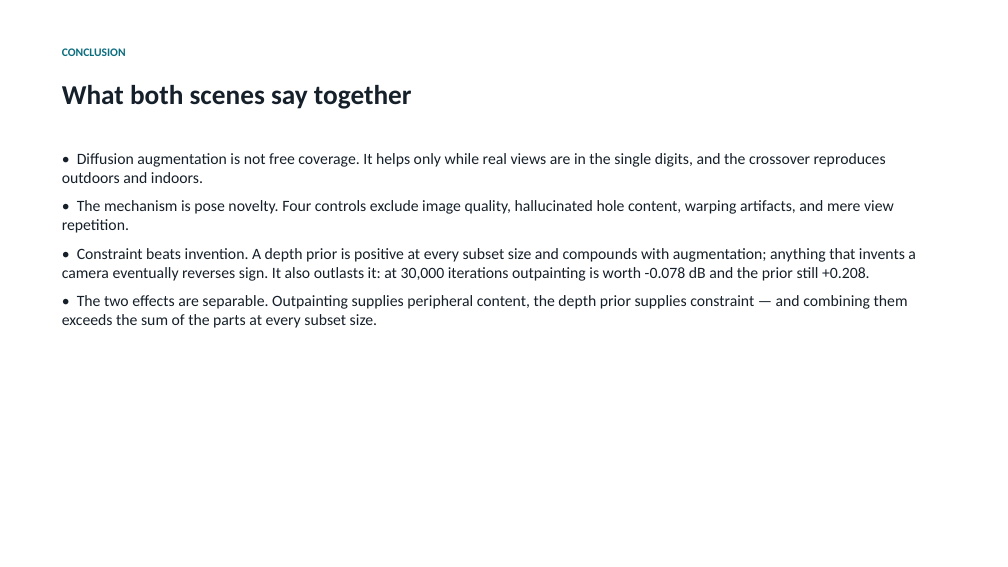
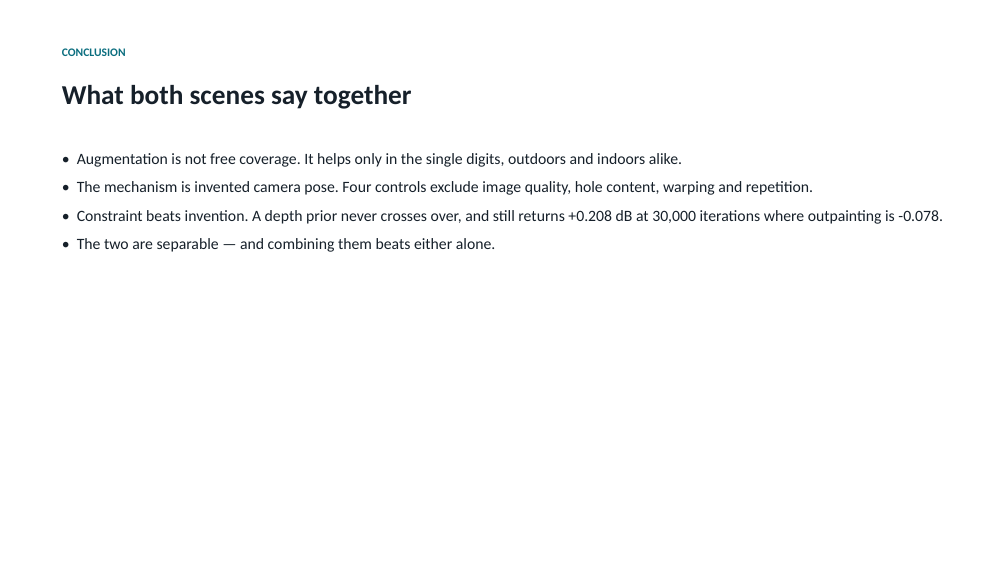
Before and after one commit to mohamedeyaad/fewshot-gaussian-splatting, a slide deck: slide 16 of results/presentation.pptx. Drawn at 1008x567 pixels with LibreOffice and Linux fonts; fonts in the diff are those of the drawing. Boxes give left, top, right and bottom in pixels: in the first picture for what was removed or moved away, otherwise in the second. Text is boxed around its words. In the diff, an @@ line names an element or a change of style, - is before the commit and + after.

```diff
--- a/results/presentation.pptx
+++ b/results/presentation.pptx
@@ text at [77,153,943,252]: text changed @@
-• Diffusion augmentation is not free coverage. It helps only while real views are in the single digits, and the crossover reproduces outdoors and indoors.
-• The mechanism is pose novelty. Four controls exclude image quality, hallucinated hole content, warping artifacts, and mere view repetition.
-• Constraint beats invention. A depth prior is positive at every subset size and compounds with augmentation; anything that invents a camera eventually reverses sign. It also outlasts it: at 30,000 iterations outpainting is worth -0.078 dB and the prior still +0.208.
-• The two effects are separable. Outpainting supplies peripheral content, the depth prior supplies constraint — and combining them exceeds the sum of the parts at every subset size.
+• Augmentation is not free coverage. It helps only in the single digits, outdoors and indoors alike.
+• The mechanism is invented camera pose. Four controls exclude image quality, hole content, warping and repetition.
+• Constraint beats invention. A depth prior never crosses over, and still returns +0.208 dB at 30,000 iterations where outpainting is -0.078.
+• The two are separable — and combining them beats either alone.
```
Also in this commit, not shown: 10 other slides changed, 8 other files.
